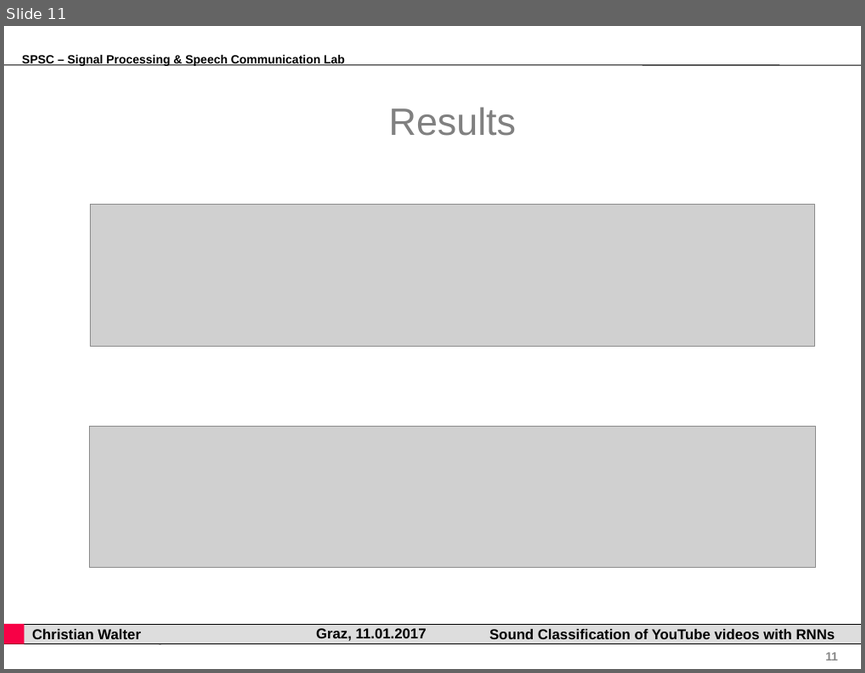
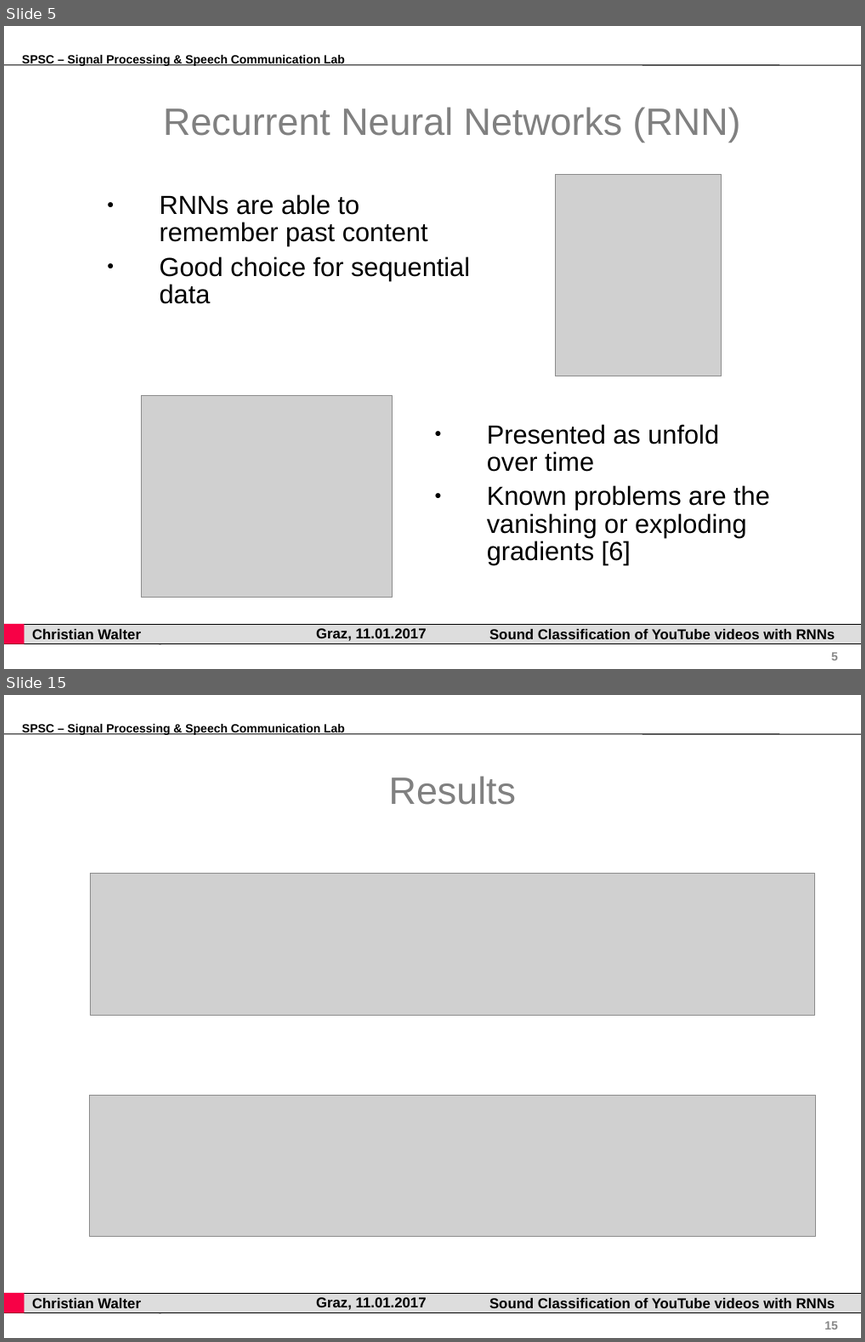
Before and after one commit to gartenschlaefer/present, a slide deck: bachelor_thesis/bachelor_thesis.ppt. Shown one above the other, each under a label of ours: slide 11 before the commit, slides 5 and 15 after it; the slides between them are not shown. The pictures are 865x673 and 865x1342 pixels, drawn with LibreOffice and Linux fonts; fonts in the diff are those of the drawing; grey boxes stand for pictures; background and template pictures are left out. Boxes give left, top, right and bottom in pixels: in the first picture for what was removed or moved away, otherwise in the second. Text is boxed around its words. In the diff, an @@ line names an element or a change of style, - is before the commit and + after.

```diff
--- a/bachelor_thesis/bachelor_thesis.ppt
+++ b/bachelor_thesis/bachelor_thesis.ppt
@@ slide 5 added at (4,26,861,669), background #FFFFFF; not listed: 8 template elements that a slide beside it also shows @@
@@ title added at (163,107,741,142), 32 pt, text #808080 @@
+Recurrent Neural Networks (RNN)
@@ picture added at (555,174,721,376) @@
@@ text added at (160,194,470,304), 22 pt, text #000000 @@
+● RNNs are able to remember past content
+● Good choice for sequential data
@@ picture added at (142,395,392,597) @@
@@ text added at (487,424,770,564), 22 pt, text #000000 @@
+● Presented as unfold over time
+● Known problems are the vanishing or exploding gradients [6]
@@ what was slide 11 is now slide 15 @@
@@ page number at (824,1321,838,1329): text changed @@
-11
+15
```
Also in this commit, not shown: 6 slides changed, 5 other slides added, 2 slides removed, 7 other files.
